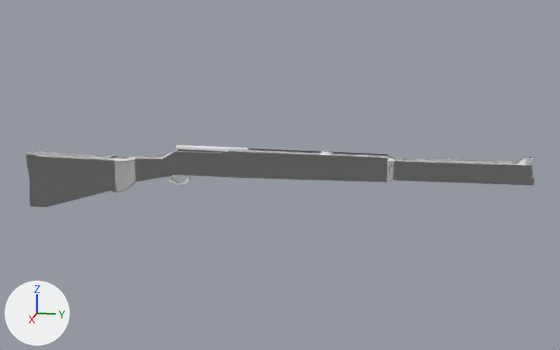
What one commit did to the Blender file 3d_props/lee_enfield.blend.
The view is the same before and after, from a camera (50 mm lens) standing at (82.5, 20.4, 25.4) and looking at (0.1, 3.9, 4.8). The lights are fixed; the arrows at lower left show +X, +Y and +Z. The first picture is the older version.
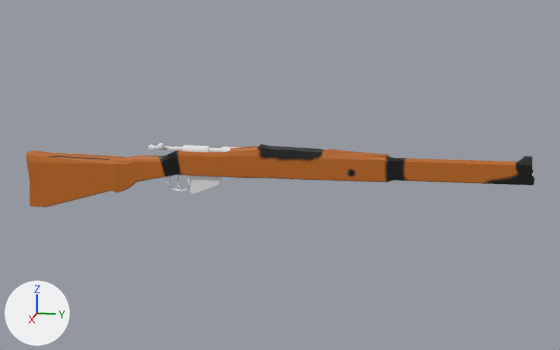
What differs and where, as boxes (x1, y1, x2, y2) in the pictures (560 x 350 px):
```json
{"object": "Cube", "change": "surface changed, reshaped, modifiers changed", "before": [25, 149, 535, 207], "after": [26, 144, 535, 207], "on screen": "white to brown, 8% taller"}
{"object": "Cube.004", "change": "added", "after": [190, 175, 221, 194]}
{"object": "Cube.001", "change": "moved", "before": [167, 175, 192, 185], "after": [166, 175, 191, 191]}
{"object": "Cylinder.001", "change": "added", "after": [183, 145, 210, 152]}
{"part": 1, "of": "me_cube", "change": "reshaped", "before": [25, 149, 388, 165], "after": [26, 144, 394, 180]}
{"part": 2, "of": "me_cube", "change": "surface changed", "before": [26, 150, 535, 207], "after": [26, 150, 535, 207], "on screen": "grey to brown"}
```

The change, as JSON lines over the scene's bpy script:
```json
{"op": "add", "block": "img_untitled", "code": ["img_untitled = load_image('Untitled', '_unpacked/Untitled', 1024, 1024, 'sRGB')"]}
{"op": "add", "block": "img_color", "code": ["img_color = load_image('Color', '_unpacked/Color', 1024, 1024, 'sRGB')"]}
{"op": "add", "block": "ng_enfield_body", "code": ["ng_enfield_body = bpy.data.node_groups.new('enfield_body', 'ShaderNodeTree')", "# nodes: Bump, Group, Mix, UVMap", "# colours: white #ffffff"]}
{"op": "add", "block": "ng_ypl_check_input_normal", "code": ["ng_ypl_check_input_normal = bpy.data.node_groups.new('~yPL Check Input Normal', 'ShaderNodeTree')", "# nodes: Math, Mix, NewGeometry, SeparateXYZ"]}
{"op": "add", "block": "ng_yp_layer_color", "code": ["ng_yp_layer_color = bpy.data.node_groups.new('.yP Layer Color', 'ShaderNodeTree')", "# uses the picture img_color"]}
{"block": "mat_material", "change": "nodes: BsdfPrincipled, OutputMaterial"}
{"block": "mat_material", "change": "nodes: BsdfPrincipled, Group, OutputMaterial, TexImage"}
{"block": "mat_material", "change": "uses the picture img_untitled"}
{"block": "me_cube", "where": "# used by ob_cube; location = (0.0, -24.81, 0.79)"}
{"op": "remove", "block": "me_cube", "code": "me_cube.from_pydata(...)  # 284 vertices, 282 faces; spans x -1.0..1.0, y -1.5..55.8, z -1.1..7.2"}
{"op": "add", "block": "me_cube", "code": "me_cube.from_pydata(...)  # 326 vertices, 324 faces; spans x -1.0..1.0, y -1.5..55.8, z -1.1..7.4"}
{"block": "me_cube", "change": "me_cube part 1: 38 vertices moved from x -1.0..1.0, y -1.5..36.9, z 5.0..6.8 to x -0.8..0.8, y -1.5..36.9, z 5.0..7.1; 2 vertices removed from x -0.7..0.7, y 40.6, z 6.6; 44 vertices added at x -0.7..0.7, y 26.2..40.6, z 3.6..7.4"}
{"block": "me_cube", "change": "me_cube part 2: 259 kept faces spanning x -1.0..1.0, y -1.5..55.8, z -1.1..7.2 get new texture (UV) coordinates"}
{"op": "add", "block": "me_cylinder_001", "code": ["me_cylinder_001 = bpy.data.meshes.new('Cylinder.001')", "me_cylinder_001.from_pydata(...)  # a 32-sided cylinder along z spanning x -1.0..1.0, y -1.0..1.0, z -1.0..3.7"]}
{"op": "add", "block": "me_cube_001", "code": ["me_cube_001 = bpy.data.meshes.new('Cube.001')", "me_cube_001.from_pydata(...)  # 24 vertices, 22 faces; spans x -0.29..0.29, y -6.57..-3.04, z 2.13..5.72"]}
{"op": "remove", "block": "ob_cube", "code": "_m = ob_cube.modifiers.new('Mirror', 'MIRROR')"}
{"op": "set", "path": "ob_cube_001.location", "old": "(0.0, -7.83, 0.0)", "new": "(0.0, -7.83, -0.15)"}
{"op": "add", "block": "ob_cylinder_001", "code": ["ob_cylinder_001 = bpy.data.objects.new('Cylinder.001', me_cylinder_001)", "ob_cylinder_001.location = (0.0, -4.85, 7.13)", "ob_cylinder_001.rotation_euler = (1.571, 0.0, 0.0)  # degrees (90, 0, 0)", "ob_cylinder_001.scale = (0.457, 0.621, 0.621)"]}
{"op": "add", "block": "ob_cube_004", "code": ["ob_cube_004 = bpy.data.objects.new('Cube.004', me_cube_001)", "ob_cube_004.location = (0.0, 0.07, 0.0)"]}
```
